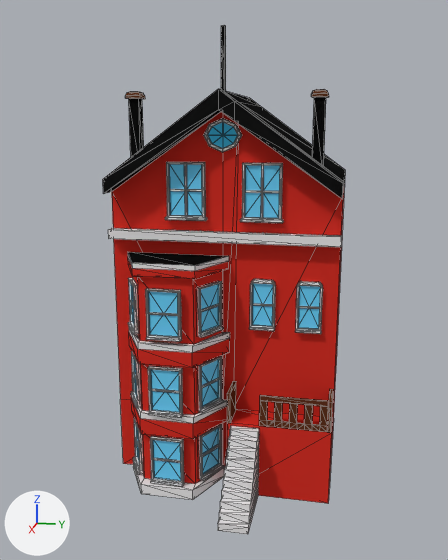
One commit to the Blender file TheOvercoat/Assets/Models(blend)/Yapılar/BasicBuildings/building05/b05.blend: the scene before it, then after it.
Both versions are drawn from a 50 mm camera at (25.0, 5.5, 16.5) aimed at (-2.9, -0.1, 9.5). Every picture has the same lights, and +X, +Y and +Z are marked at lower left. Mesh edges are drawn as thin lines.
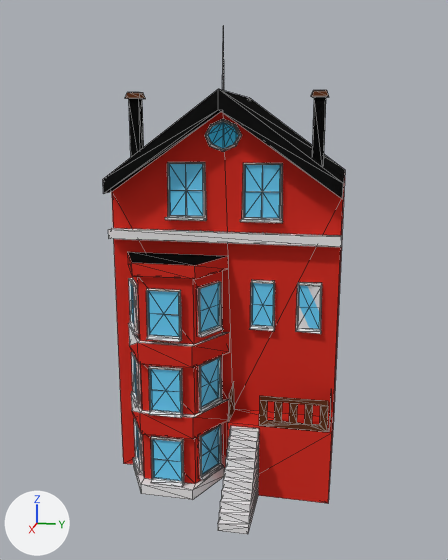
What differs and where, as boxes [x1, y1, x2, y2] in the pictures (448 x 560 px):
```json
{"object": "Cube.004", "change": "modifiers changed", "before": [103, 25, 345, 534], "after": [103, 26, 345, 534]}
```

Edits to the scene script, one JSON object a line:
```json
{"block": "ob_cube_004", "where": "_m = ob_cube_004.modifiers.new('Decimate', 'DECIMATE')"}
{"op": "set", "path": "_m.ratio", "old": "0.944", "new": "0.546"}
```
